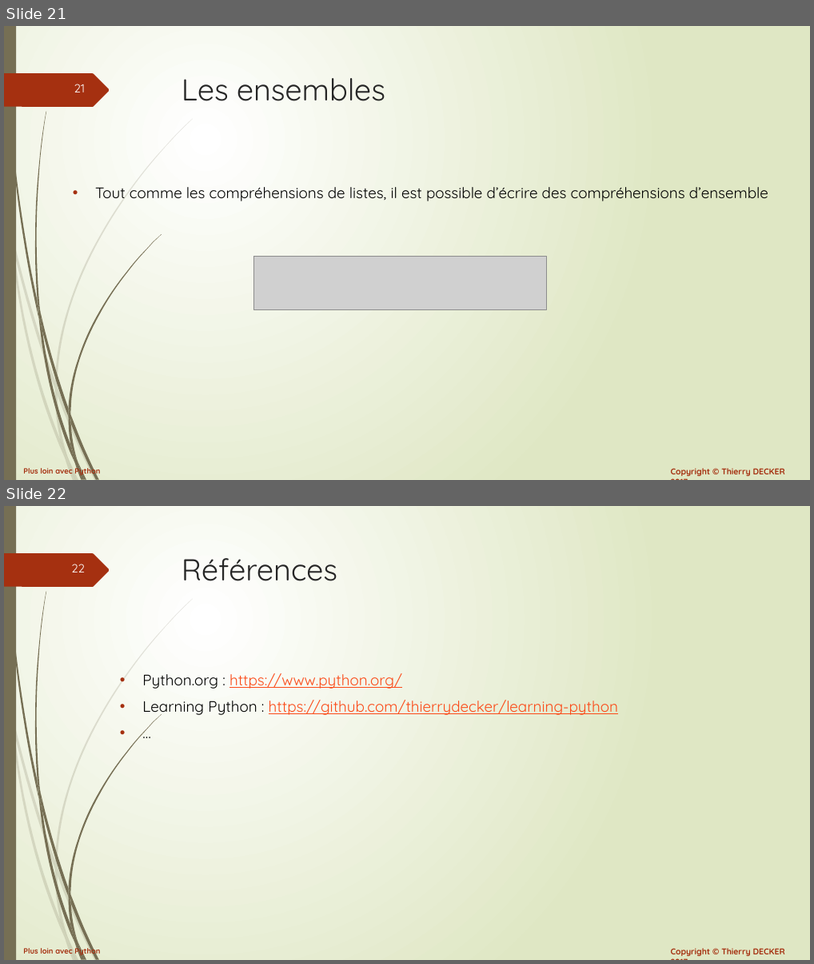
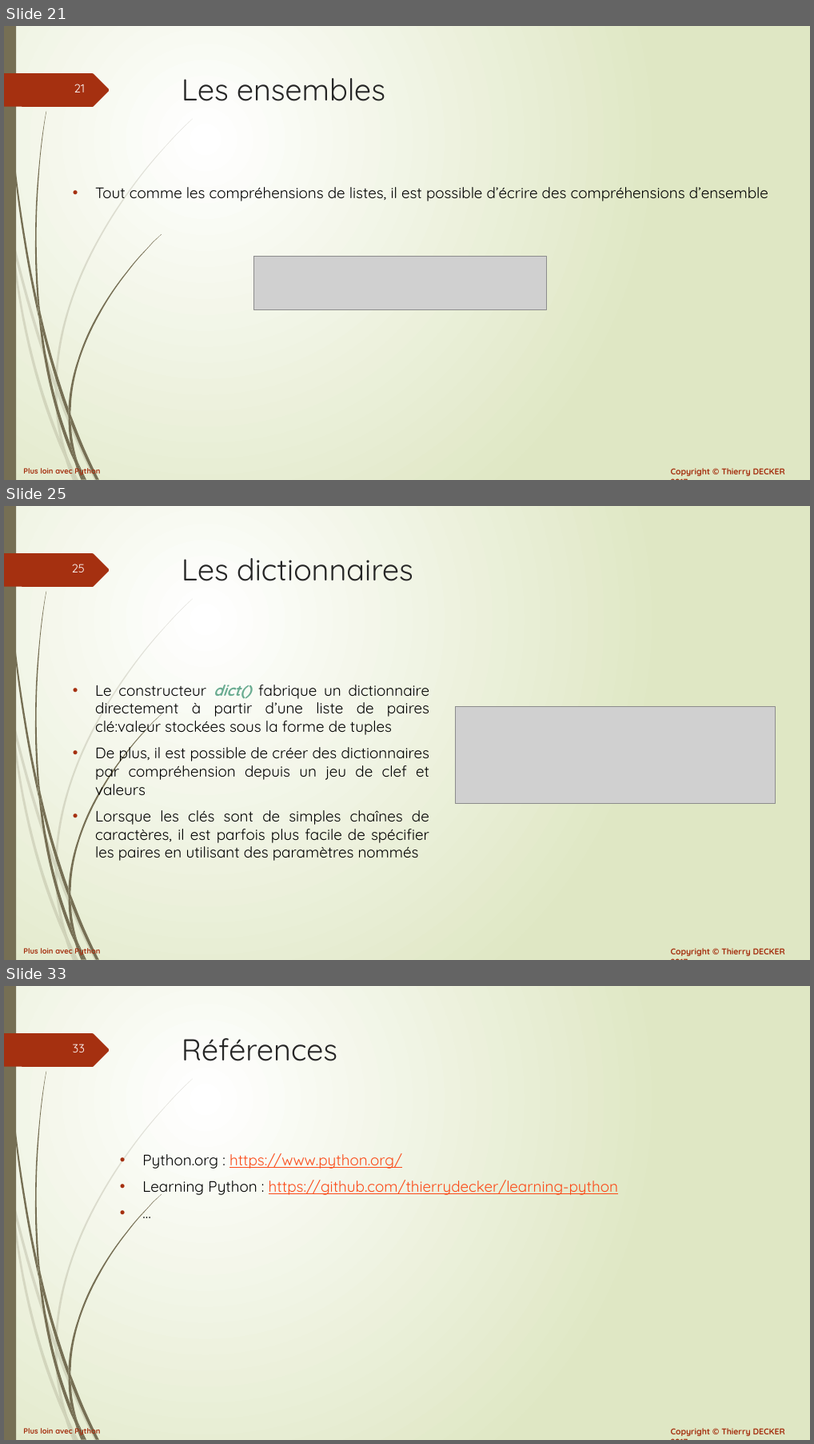
Before and after one commit to VikmanTheRacoon/learning-python, a slide deck: documentations/python-102.pptx. Shown one above the other, each under a label of ours: slides 21 and 22 before the commit, slides 21, 25 and 33 after it; the slides between them are not shown. The pictures are 814x964 and 814x1444 pixels, drawn with LibreOffice and Linux fonts; fonts in the diff are those of the drawing; grey boxes stand for pictures. Boxes give left, top, right and bottom in pixels: in the first picture for what was removed or moved away, otherwise in the second. Text is boxed around its words. In the diff, an @@ line names an element or a change of style, - is before the commit and + after.

```diff
--- a/documentations/python-102.pptx
+++ b/documentations/python-102.pptx
@@ slide 25 added at (4,506,810,960), background gradient #FFFFFF to #DFE8C4; not listed: 27 template elements that a slide beside it also shows @@
@@ title added at (182,558,414,581), 36 pt, text #262626 @@
+Les dictionnaires
@@ text added at (95,684,430,860), 18 pt, text #000000 @@
+• Le constructeur dict() fabrique un dictionnaire directement à partir d’une liste de paires clé:valeur stockées sous la forme de tuples
+• De plus, il est possible de créer des dictionnaires par compréhension depuis un jeu de clef et valeurs
+• Lorsque les clés sont de simples chaînes de caractères, il est parfois plus facile de spécifier les paires en utilisant des paramètres nommés
@@ picture added at (455,707,775,803) @@
@@ what was slide 22 is now slide 33 @@
@@ page number at (73,1044,85,1052): text changed @@
-22
+33
```
Also in this commit, not shown: 10 other slides added, 1 other file.
